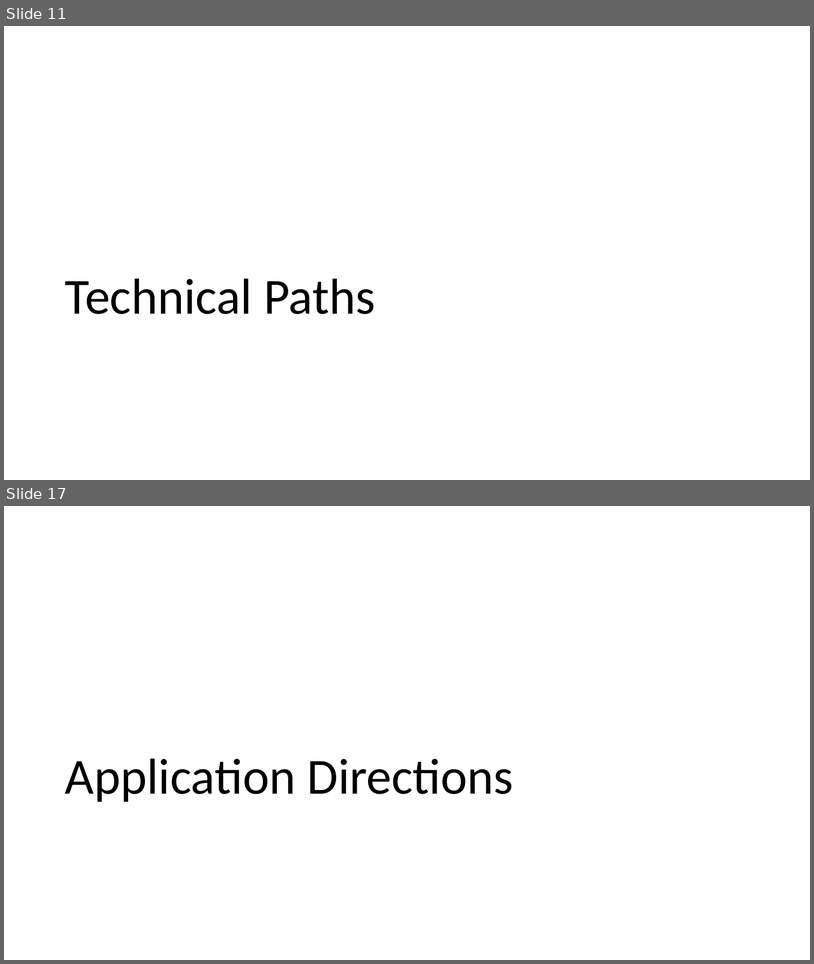
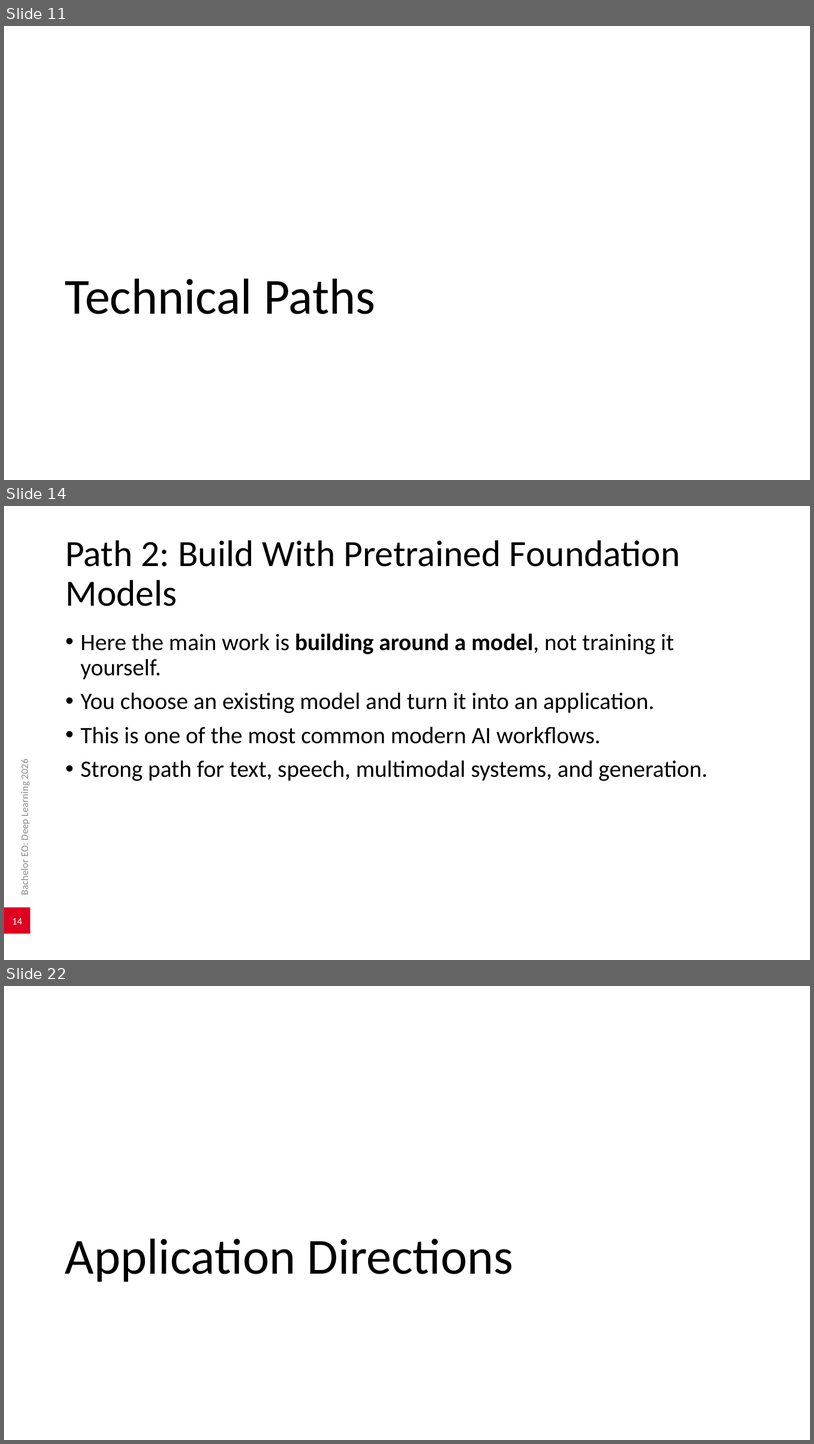
Before and after one commit to AlexanderDhoore/deep-learning-2026, a slide deck: slides/deep-learning-project-directions.pptx. Shown one above the other, each under a label of ours: slides 11 and 17 before the commit, slides 11, 14 and 22 after it; the slides between them are not shown. The pictures are 814x964 and 814x1444 pixels, drawn with LibreOffice and Linux fonts; fonts in the diff are those of the drawing; background and template pictures are left out. Boxes give left, top, right and bottom in pixels: in the first picture for what was removed or moved away, otherwise in the second. Text is boxed around its words. In the diff, an @@ line names an element or a change of style, - is before the commit and + after.

Commit message:
Expand technical path explanations

```diff
--- a/slides/deep-learning-project-directions.pptx
+++ b/slides/deep-learning-project-directions.pptx
@@ slide 14 added at (4,506,810,960), background #FFFFFF @@
@@ title added at (65,540,681,606), 44 pt, text #000000 @@
+Path 2: Build With Pretrained Foundation Models
@@ text added at (81,633,708,781), 28 pt, text #000000 @@
+• Here the main work is building around a model, not training it yourself.
+• You choose an existing model and turn it into an application.
+• This is one of the most common modern AI workflows.
+• Strong path for text, speech, multimodal systems, and generation.
@@ text added at (18,760,30,894), 12 pt, text #8C8C8C @@
+Bachelor EO: Deep Learning 2026
@@ page number added at (4,907,30,933), fill #E00020, 12 pt, text #FFFFFF @@
+14
@@ what was slide 17 is now slide 22 @@
```
Also in this commit, not shown: 4 slides changed, 5 other slides added, 1 slide removed, 4 other files.
